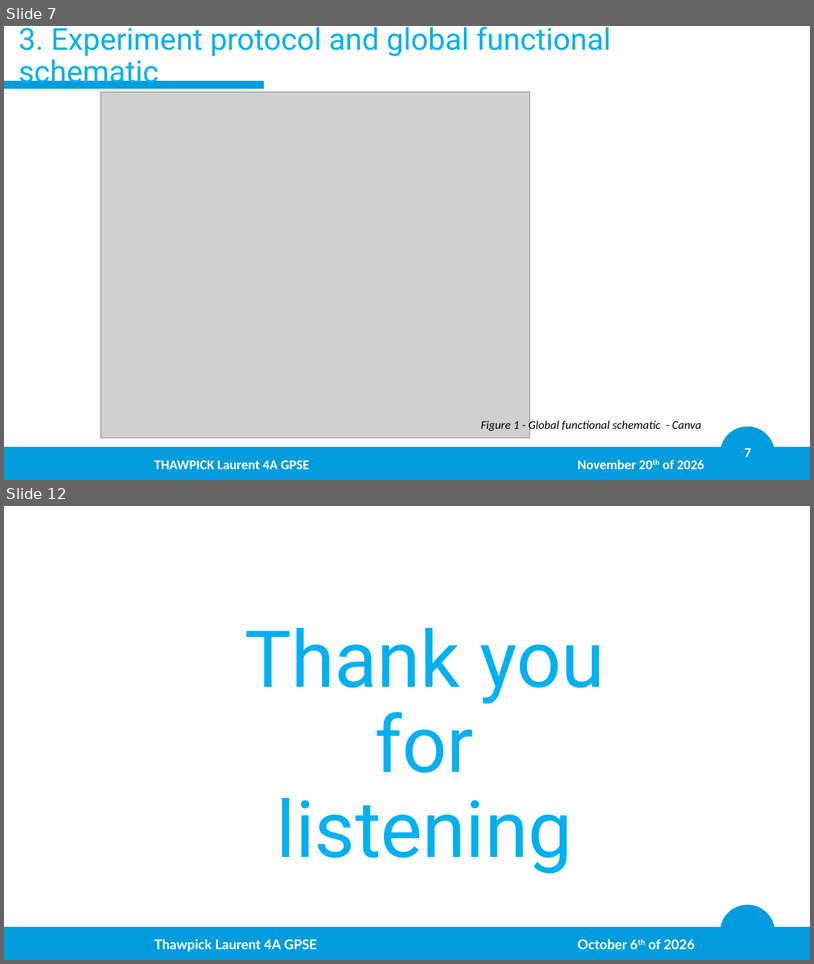
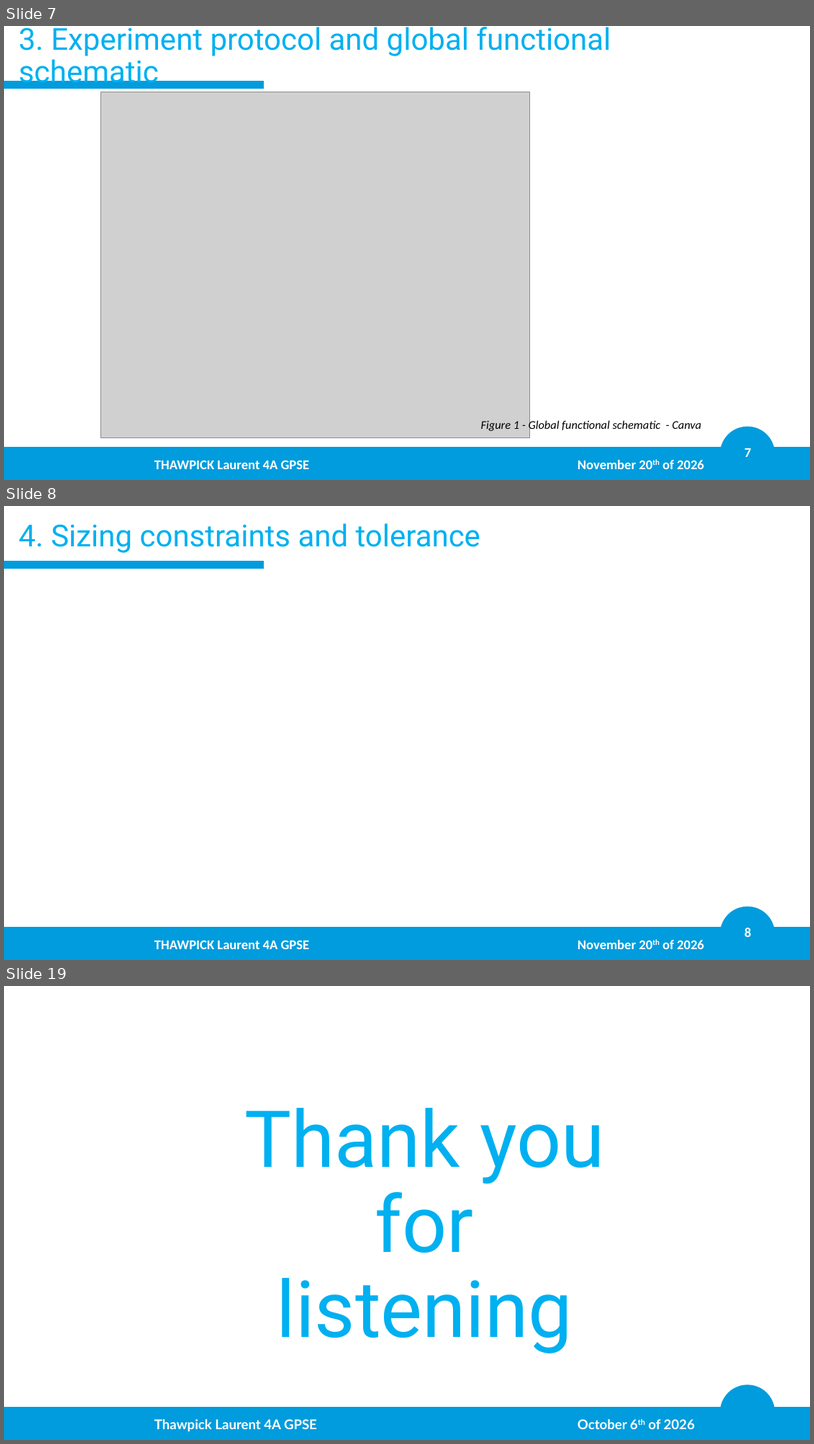
Before and after one commit to LaurentThaw/plasma-tubing, a slide deck: PDR for 20.11.26/PDR.pptx. Shown one above the other, each under a label of ours: slides 7 and 12 before the commit, slides 7, 8 and 19 after it; the slides between them are not shown. The pictures are 814x964 and 814x1444 pixels, drawn with LibreOffice and Linux fonts; fonts in the diff are those of the drawing; grey boxes stand for pictures; background and template pictures are left out. Boxes give left, top, right and bottom in pixels: in the first picture for what was removed or moved away, otherwise in the second. Text is boxed around its words. In the diff, an @@ line names an element or a change of style, - is before the commit and + after.

```diff
--- a/PDR for 20.11.26/PDR.pptx
+++ b/PDR for 20.11.26/PDR.pptx
@@ slide 8 added at (4, 506, 810, 960), background #FFFFFF; not listed: 4 template elements that a slide beside it also shows @@
@@ title added at (18, 523, 481, 553), 36 pt, text #00B0F0 @@
+4. Sizing constraints and tolerance
@@ text added at (154, 939, 705, 949), 16 pt, text #FFFFFF, bold @@
+THAWPICK Laurent 4A GPSE November 20th of 2026
@@ what was slide 12 is now slide 19 @@
```
Also in this commit, not shown: 3 slides changed, 8 other slides added, 2 slides removed, 3 other files.
